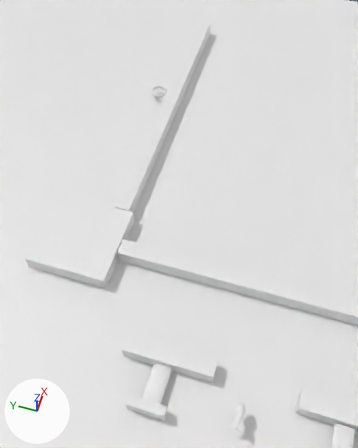
Before and after pictures for a commit that changed the Blender file scenes/slinky6.blend.
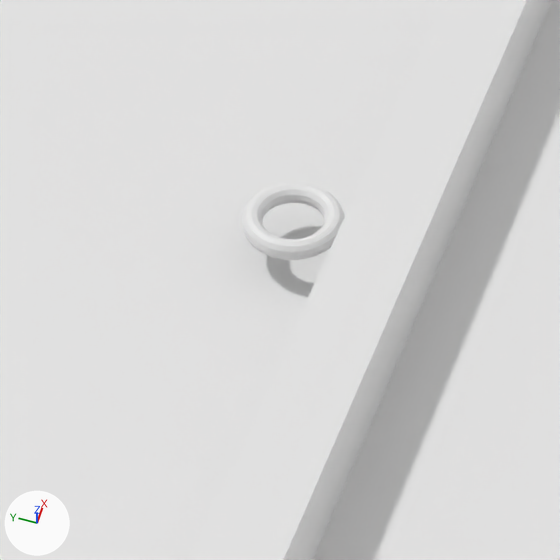
Each version appears first from a 50 mm lens placed at (10.3, -2.0, 52.3), pointed at (49.4, 9.9, -10.1), and next in a close-up on the part from 31% to 56% of the width and 12% to 32% of the height. Lighting does not change. The marker at lower left points along +X, +Y and +Z.

Before the edit, the objects in view are built like this:
```python
me_cube_006 = bpy.data.meshes.new('Cube.006')
me_cube_006.from_pydata(...)  # a box spanning x -1.0..1.0, y -1.0..1.0, z -1.0..1.0
me_plane = bpy.data.meshes.new('Plane')
me_plane.from_pydata([(-1.0, -1.0, 0.0), (1.0, -1.0, 0.0), (-1.0, 1.0, 0.0), (1.0, 1.0, 0.0)], [], [(0, 1, 3, 2)])
me_torus = bpy.data.meshes.new('Torus')
me_torus.from_pydata(...)  # a torus around z (ring radius 1.0, tube radius 0.25) spanning x -1.25..1.25, y -1.25..1.25, z -0.25..0.25
ob_background = bpy.data.objects.new('Background', me_plane)
ob_background.location = (0.0, 0.0, -1.0)
ob_background.scale = (99.2, 55.5, 1.0)
ob_doughnut = bpy.data.objects.new('Doughnut', me_torus)
ob_doughnut.location = (65.45, 17.88, 0.0)
ob_platform7 = bpy.data.objects.new('Platform7', me_cube_006)
ob_platform7.location = (62.6, 15.37, 0.0)
ob_platform7.scale = (20.0, 1.0, 1.0)
```
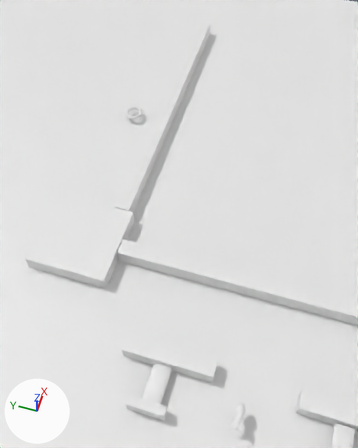
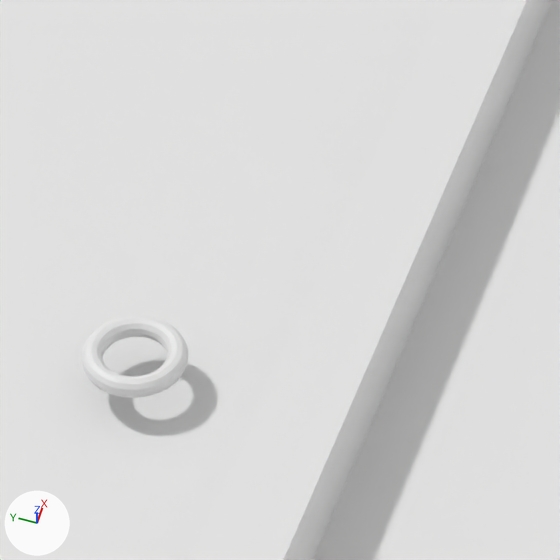
What the commit changed:
Object 'Doughnut' (ob_doughnut) moves from (65.45, 17.88, 0.0) to (60.0, 20.0, 0.0).

Where the change shows, as pixel boxes [x1, y1, x2, y2] in the close-ups (560 x 560 px):
'Doughnut', moved: before [242, 182, 345, 260]; after [82, 316, 188, 398]
